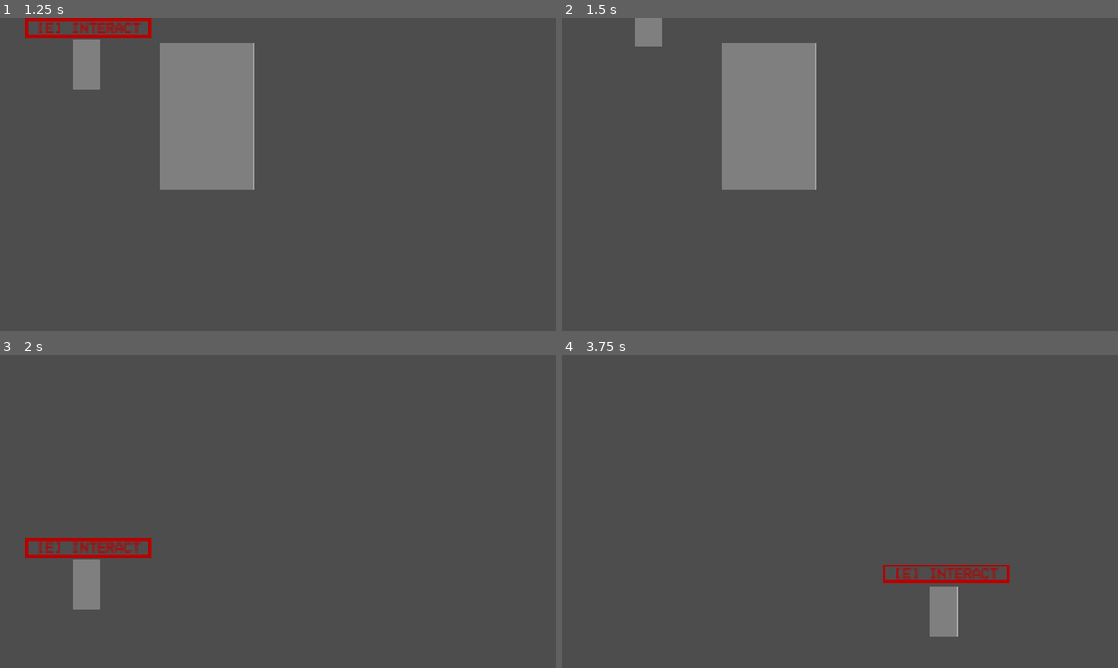
Above: before the commit, frames 1-4 (two rows, left to right).
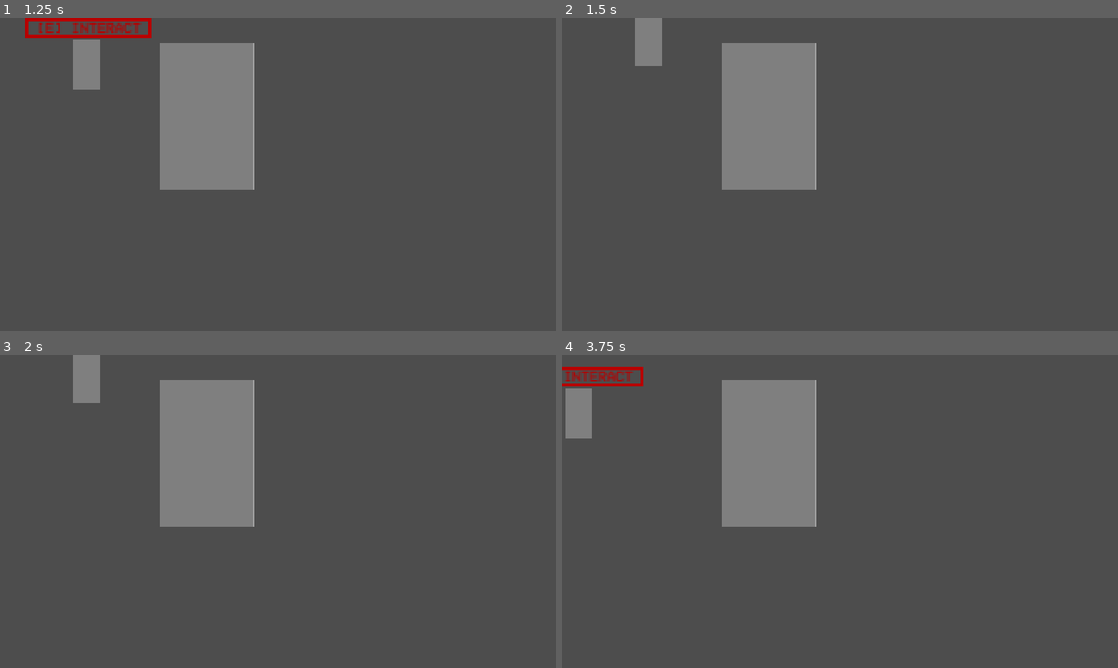
Above: after the commit, the same moments.

Repository: bruttosozial/FoundAndLost
Game: Godot game, scene res://Scenes/main.tscn
Same seed, same stepped clock (60 frames per second), same inputs: the game is played once before the commit and once after it. The engine's default icon, where the game draws it, is replaced by a stand-in: a white triangle on a blue panel in a dark square.
Inputs:
- Up to frame 1 (1.25 s): tap Enter at 0.5 s; hold Up (ui_up) from 0.53 s (still down); tap E (interact) at 0.6 s
- Up to frame 2 (1.5 s): keep holding Up (ui_up); tap E (interact) at 1.35 s
- Up to frame 3 (2 s): keep holding Up (ui_up)
- Up to frame 4 (3.75 s): release Up (ui_up) at 2.03 s; hold Left (ui_left) 2.03-3.53 s; tap E (interact) at 2.1, 2.85, 3.6 s; hold Down (ui_down) from 3.53 s (still down)

Frame 1 is identical in both runs. In frame 2, 0.3% of the frame differs, in the area x 13-18%, y 9-16%; in frame 3, 10%; in frame 4, 11%, in the area x 0-81%, y 3-90%.

Commit message:
add screen boundary

Diff:
--- a/Scenes/Skelly.tscn
+++ b/Scenes/Skelly.tscn
@@ -7,7 +7,7 @@
 
 [sub_resource type="CapsuleShape2D" id="CapsuleShape2D_3mm3k"]
 radius = 20.0
-height = 72.0
+height = 86.0
 
 [node name="Skell" type="CharacterBody2D" unique_id=1846132312]
 motion_mode = 1
@@ -19,7 +19,7 @@
 texture = ExtResource("2_ltsch")
 
 [node name="CollisionShape2D" type="CollisionShape2D" parent="." unique_id=899463909]
-position = Vector2(-4, -7)
+position = Vector2(-1, -8)
 shape = SubResource("CapsuleShape2D_3mm3k")
 
 [node name="ItemSprite2D" type="Sprite2D" parent="." unique_id=1224661117]
--- /dev/null
+++ b/Scenes/boundary.tscn
@@ -0,0 +1,10 @@
+[gd_scene format=3 uid="uid://ga62wh6tp1sf"]
+
+[sub_resource type="SegmentShape2D" id="SegmentShape2D_7dnx0"]
+a = Vector2(1994, -2)
+b = Vector2(-14, 1)
+
+[node name="Boundary" type="StaticBody2D" unique_id=235025924]
+
+[node name="CollisionShape2D" type="CollisionShape2D" parent="." unique_id=512888318]
+shape = SubResource("SegmentShape2D_7dnx0")
--- a/Scenes/main.tscn
+++ b/Scenes/main.tscn
@@ -8,6 +8,7 @@
 [ext_resource type="Script" uid="uid://b8lgq3bk1bk3c" path="res://Scripts/second_perspective.gd" id="5_344ge"]
 [ext_resource type="Script" uid="uid://bhhsbb7kympkc" path="res://Scripts/third_perspective.gd" id="6_ynf5e"]
 [ext_resource type="Script" uid="uid://co0t8nlwjqo28" path="res://Scripts/fourth_perspective.gd" id="7_hptm8"]
+[ext_resource type="PackedScene" uid="uid://ga62wh6tp1sf" path="res://Scenes/boundary.tscn" id="9_ynf5e"]
 
 [node name="Main" type="Node2D" unique_id=312324733]
 
@@ -47,6 +48,20 @@
 position = Vector2(947, 4)
 script = ExtResource("7_hptm8")
 
+[node name="Boundary" parent="." unique_id=235025924 instance=ExtResource("9_ynf5e")]
+position = Vector2(-8, -3)
+
+[node name="Boundary3" parent="." unique_id=87306768 instance=ExtResource("9_ynf5e")]
+position = Vector2(11, -161)
+rotation = 1.5707964
+
+[node name="Boundary4" parent="." unique_id=392623354 instance=ExtResource("9_ynf5e")]
+position = Vector2(1908, -103)
+rotation = 1.5707964
+
+[node name="Boundary2" parent="." unique_id=453792594 instance=ExtResource("9_ynf5e")]
+position = Vector2(-78, 1096)
+
 [connection signal="body_entered" from="firstPerspective" to="Skell/transitionCamera" method="_on_first_perspective_body_entered"]
 [connection signal="body_entered" from="secondPerspective" to="Skell/transitionCamera" method="_on_second_perspective_body_entered"]
 [connection signal="body_entered" from="thirdPerspective" to="Skell/transitionCamera" method="_on_third_perspective_body_entered"]
